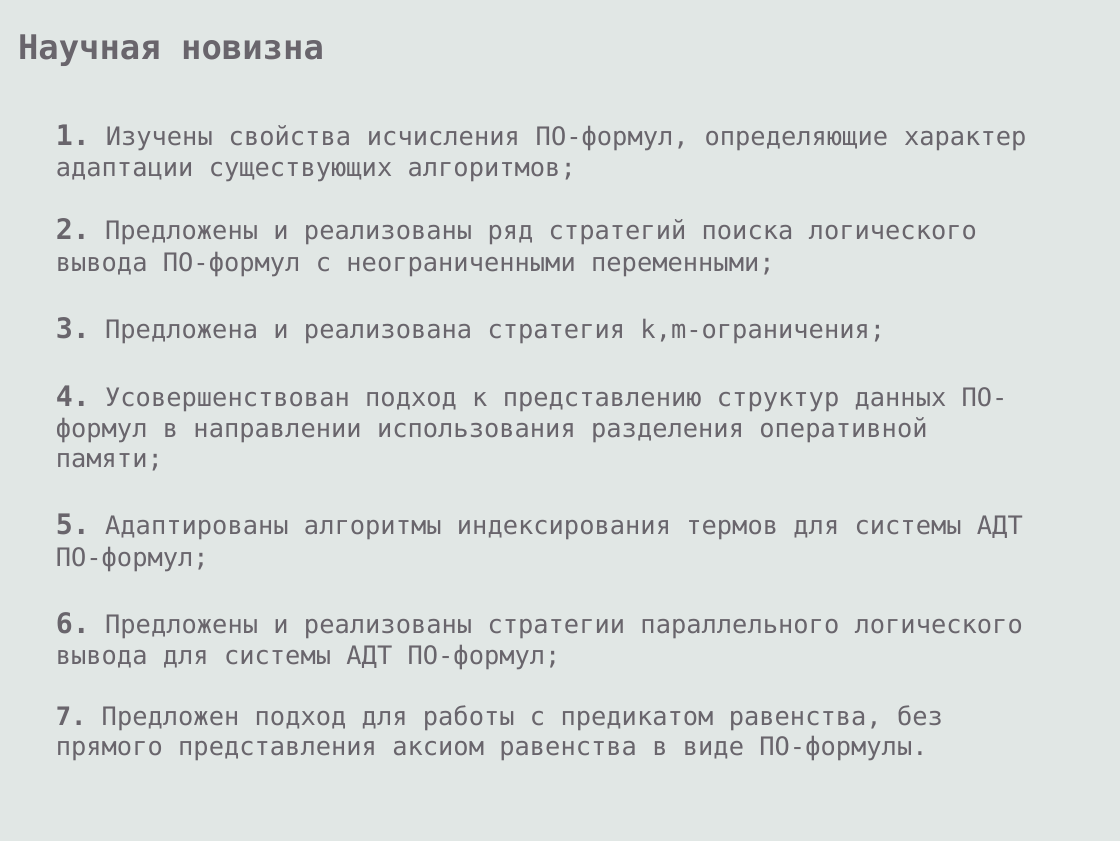
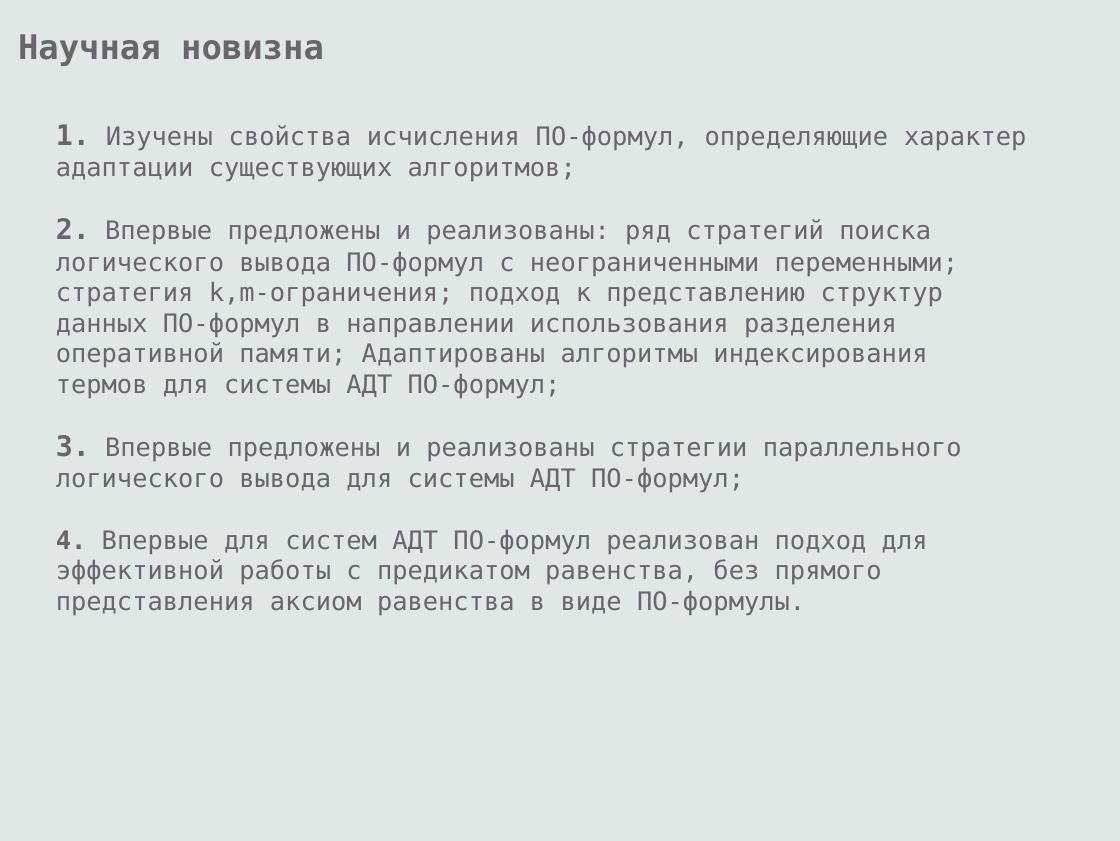
Before and after one commit to eugeneai/prisnif, a slide deck: slide 11 of brick/pres/pacman.odp (slide 8 before the commit). Drawn at 1120x841 pixels with LibreOffice and Linux fonts; fonts in the diff are those of the drawing. Boxes give left, top, right and bottom in pixels: in the first picture for what was removed or moved away, otherwise in the second. Text is boxed around its words. In the diff, an @@ line names an element or a change of style, - is before the commit and + after.

```diff
--- a/brick/pres/pacman.odp
+++ b/brick/pres/pacman.odp
@@ text at (x1=56, y1=218, x2=962, y2=615): text changed @@
-2. Предложены и реализованы ряд стратегий поиска логического вывода ПО-формул с неограниченными переменными;
-3. Предложена и реализована стратегия k,m-ограничения;
-4. Усовершенствован подход к представлению структур данных ПО-формул в направлении использования разделения оперативной памяти;
-5. Адаптированы алгоритмы индексирования термов для системы АДТ ПО-формул;
-6. Предложены и реализованы стратегии параллельного логического вывода для системы АДТ ПО-формул;
-7. Предложен подход для работы с предикатом равенства, без прямого представления аксиом равенства в виде ПО-формулы.
+2. Впервые предложены и реализованы: ряд стратегий поиска логического вывода ПО-формул с неограниченными переменными; стратегия k,m-ограничения; подход к представлению структур данных ПО-формул в направлении использования разделения оперативной памяти; Адаптированы алгоритмы индексирования термов для системы АДТ ПО-формул;
+3. Впервые предложены и реализованы стратегии параллельного логического вывода для системы АДТ ПО-формул;
+4. Впервые для систем АДТ ПО-формул реализован подход для эффективной работы с предикатом равенства, без прямого представления аксиом равенства в виде ПО-формулы.
```
Also in this commit, not shown: 7 other slides changed, 3 slides added, 4 other files.
